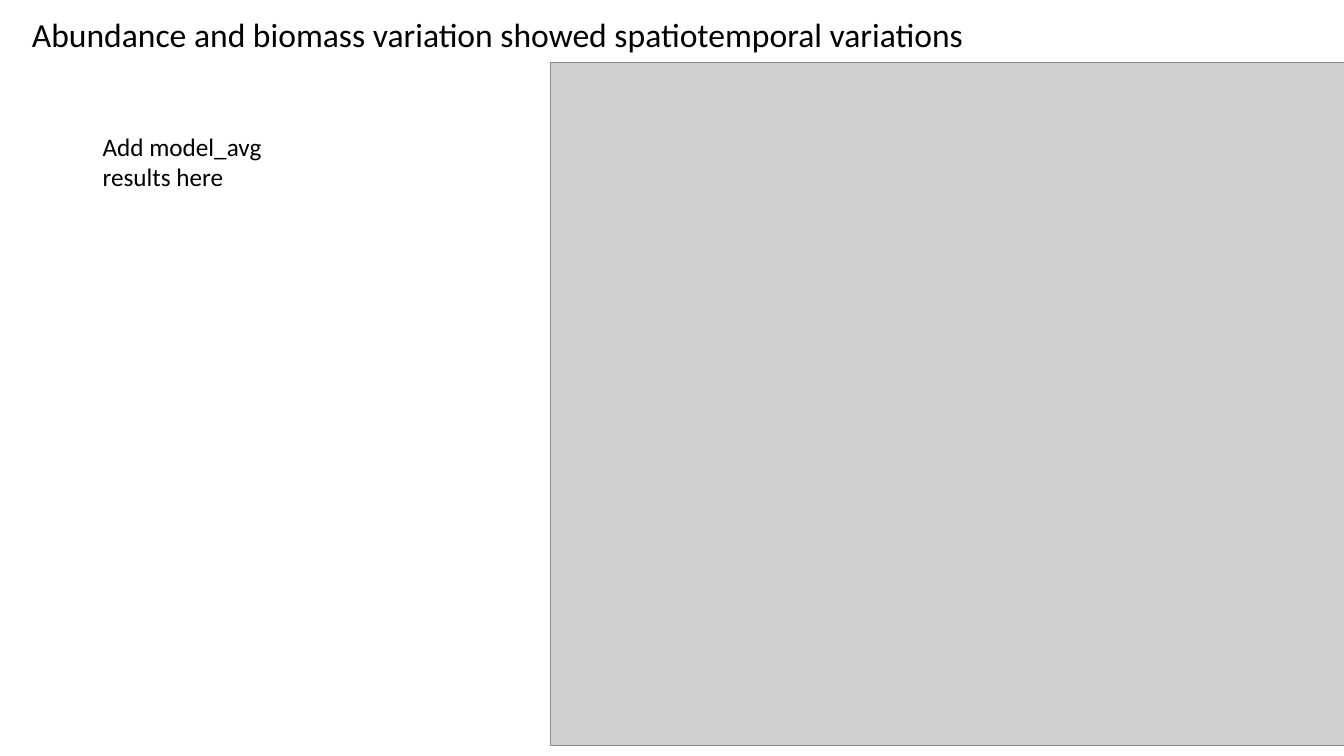
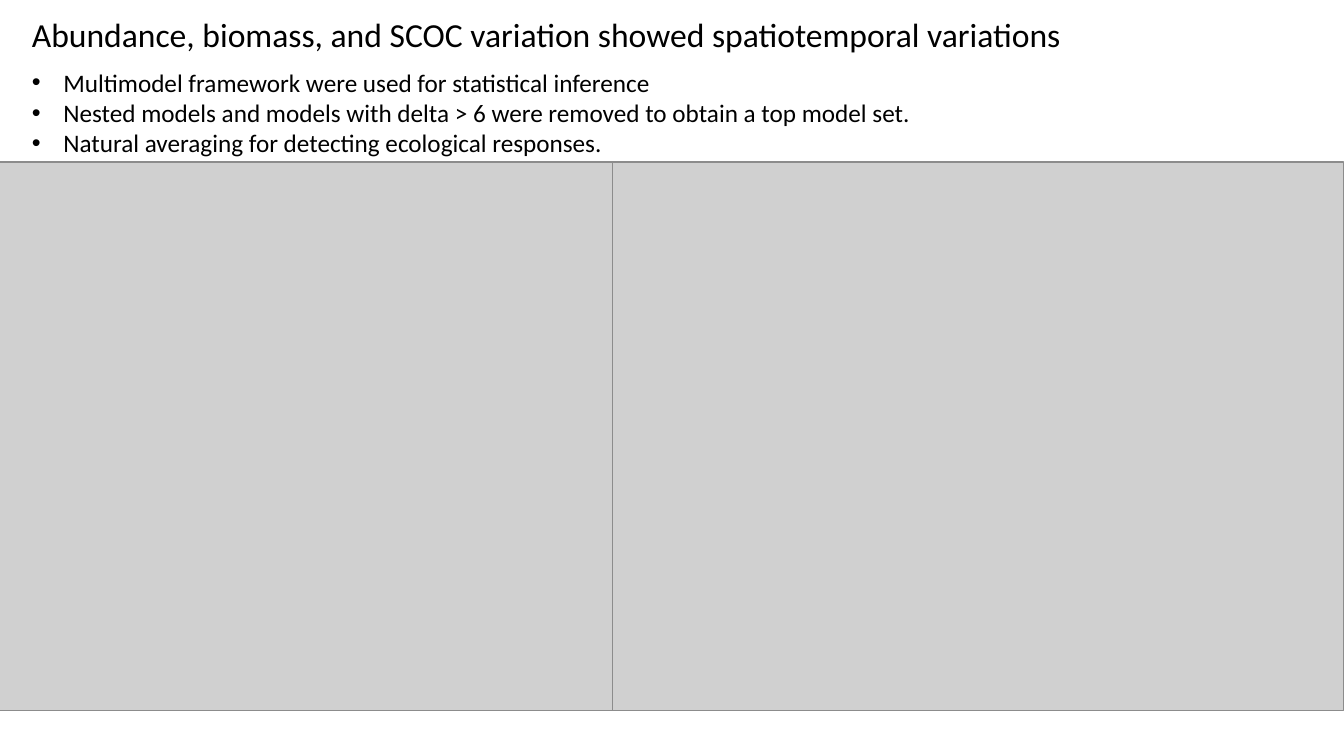
Before and after one commit to chenyenting1998/GRS, a slide deck: slide 4 of ppt/meeting slide.pptx (slide 5 before the commit). Drawn at 1344x756 pixels with LibreOffice and Linux fonts; fonts in the diff are those of the drawing; grey boxes stand for pictures. Boxes give left, top, right and bottom in pixels: in the first picture for what was removed or moved away, otherwise in the second. Text is boxed around its words. In the diff, an @@ line names an element or a change of style, - is before the commit and + after.

```diff
--- a/ppt/meeting slide.pptx
+++ b/ppt/meeting slide.pptx
@@ text at (x1=32, y1=23, x2=1060, y2=53): text changed @@
-Abundance and biomass variation showed spatiotemporal variations
+Abundance, biomass, and SCOC variation showed spatiotemporal variations
@@ text added at (x1=63, y1=74, x2=909, y2=157), 18 pt, text #000000 @@
+• Multimodel framework were used for statistical inference
+• Nested models and models with delta > 6 were removed to obtain a top model set.
+• Natural averaging for detecting ecological responses.
@@ text removed at (x1=103, y1=138, x2=261, y2=187) @@
-Add model_avg results here
@@ picture added at (x1=0, y1=162, x2=731, y2=711) @@
@@ picture resized from (x1=551, y1=63, x2=1344, y2=746) to (x1=613, y1=162, x2=1344, y2=711) @@
```
Also in this commit, not shown: 3 other slides changed, 4 slides added, 5 slides removed, 4 other files.
